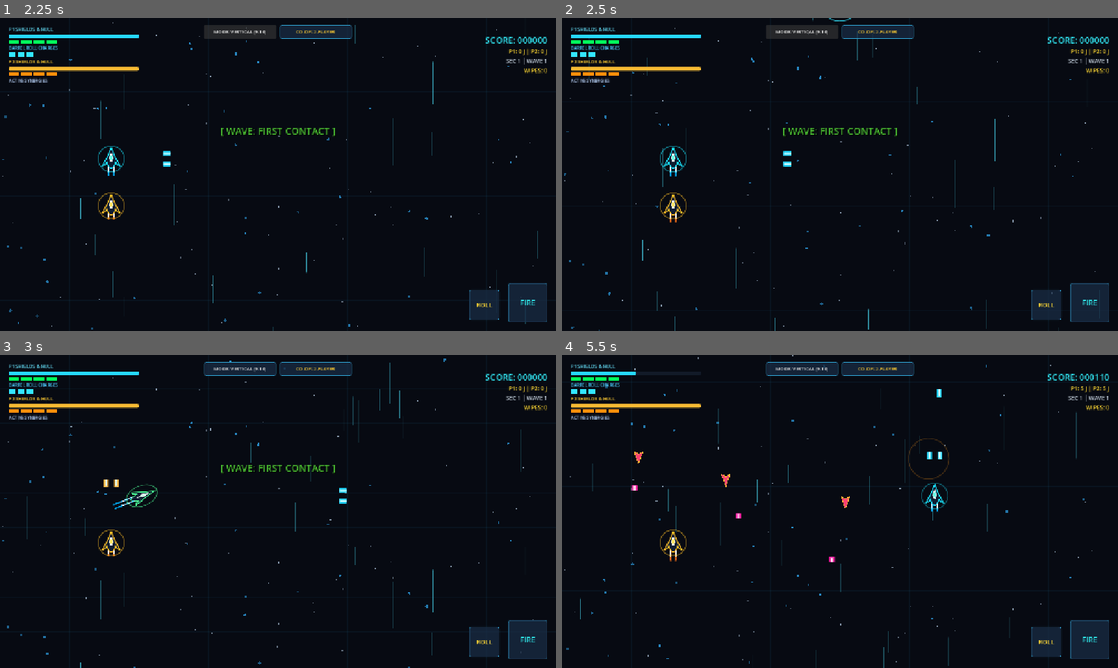
Above: before the commit, frames 1-4 (two rows, left to right).
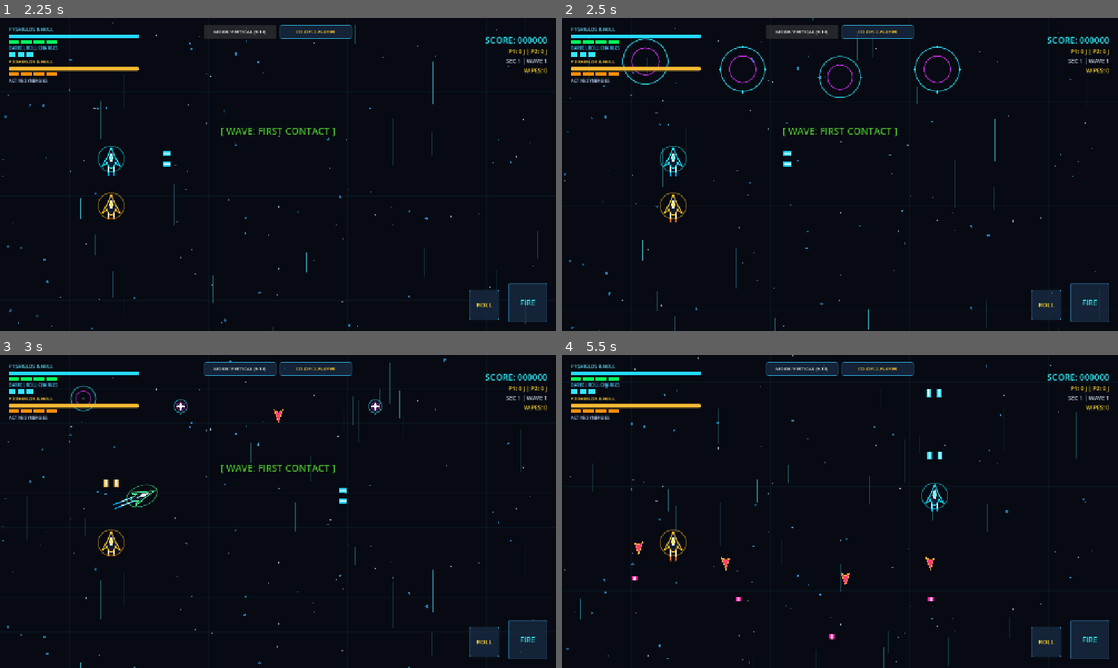
Above: after the commit, the same moments.

Repository: KalaniEhuKai/pilot-wave-d
Game: Godot game, scene res://scenes/Main.tscn
Same seed, same stepped clock (60 frames per second), same inputs: the game is played once before the commit and once after it.
Inputs (mouse positions are in pixels of both pictures, inside the frame that each line leads up to):
- Up to frame 1 (2.25 s): click "MODE: 1-PLAYER" at 0.5 s; click "ENGAGE COMBAT PATROL [ENTER]" at 1.25 s; click "MODE: HORIZONTAL (16:9)" at 2 s
- Up to frame 2 (2.5 s): no input
- Up to frame 3 (3 s): tap Enter (p2_fire) at 2.75 s; move the mouse to (400, 495) at 2.77 s; hold D (move_right) from 2.78 s (still down); tap Shift (barrel_roll) at 2.85 s; click (400, 495) at 2.92 s
- Up to frame 4 (5.5 s): release D (move_right) at 3.5 s; drag from (728, 527) to (1023, 502) at 3.52 s; move the mouse to (895, 442) at 4.27 s; hold D (move_right) 4.28-5 s; tap Ctrl (p2_barrel_roll) at 4.35 s; drag from (812, 574) to (734, 448) at 5.02 s

Frame 1 is identical in both runs. In frame 2, 0.7% of the frame differs, in the area x 10-72%, y 0-26%; in frame 3, 0.2%; in frame 4, 0.7%.

Commit message:
Fix enemy and hazard spawning to materialize strictly on-screen along forward horizon

Diff:
--- a/autoload/GameAxis.gd
+++ b/autoload/GameAxis.gd
@@ -73,12 +73,12 @@
 func get_spawn_line(offset_along_lateral: float = 0.5) -> Vector2:
 	var rect = get_viewport_rect()
 	if is_vertical:
-		# Spawns just above top edge
-		var x = rect.position.x + rect.size.x * offset_along_lateral
-		var y = rect.position.y - 40.0
+		# Spawns near top edge, fully visible on-screen
+		var x = rect.position.x + rect.size.x * clampf(offset_along_lateral, 0.08, 0.92)
+		var y = rect.position.y + 100.0
 		return Vector2(x, y)
 	else:
-		# Spawns just past right edge
-		var x = rect.position.x + rect.size.x + 40.0
-		var y = rect.position.y + rect.size.y * offset_along_lateral
+		# Spawns near right edge, fully visible on-screen
+		var x = rect.position.x + rect.size.x - 120.0
+		var y = rect.position.y + rect.size.y * clampf(offset_along_lateral, 0.08, 0.92)
 		return Vector2(x, y)
--- a/scripts/DecoherenceSpawner.gd
+++ b/scripts/DecoherenceSpawner.gd
@@ -83,18 +83,18 @@
 	# 0. Clean up any stale hazards from previous waves to prevent clutter
 	_cleanup_stale_hazards()
 
-	# 1. Spawn Environmental Hazards along the forward horizon
+	# 1. Spawn Environmental Hazards along the forward horizon (visible on screen)
 	var hazards = template.get("hazards", [])
+	var oncoming_h = -GameAxis.forward
 	for h_data in hazards:
 		var h_type = h_data.get("type", 0)
-		var count = h_data.get("count", 1)
+		var count = h_data.get("count", 0)
 		for i in range(count):
 			var hz = hazard_scene.instantiate()
 			get_parent().add_child(hz)
-			var lat_step = randf_range(0.15, 0.85)
-			# Spawn off-screen along forward horizon, drifting naturally downfield
-			var deep_offset = -GameAxis.scroll_dir * (i * 45.0 + randf_range(15.0, 40.0))
-			var pos = GameAxis.get_spawn_line(lat_step) + deep_offset
+			var lat_step = randf_range(0.14, 0.86)
+			var stagger = oncoming_h * (i * 36.0)
+			var pos = _clamp_to_spawn_zone(GameAxis.get_spawn_line(lat_step) + stagger)
 			hz.setup(h_type, pos)
 
 	# 2. Spawn Enemies from collapsing wave functions along the forward horizon
@@ -113,6 +113,19 @@
 		var affix = batch.get("affix", 0)
 		_spawn_pattern_batch(e_type, count, pattern, delay, squad_id, affix)
 
+func _clamp_to_spawn_zone(pos: Vector2) -> Vector2:
+	var rect = GameAxis.get_viewport_rect()
+	if GameAxis.is_vertical:
+		return Vector2(
+			clampf(pos.x, rect.position.x + 60.0, rect.position.x + rect.size.x - 60.0),
+			clampf(pos.y, rect.position.y + 64.0, rect.position.y + 200.0)
+		)
+	else:
+		return Vector2(
+			clampf(pos.x, rect.position.x + rect.size.x - 260.0, rect.position.x + rect.size.x - 64.0),
+			clampf(pos.y, rect.position.y + 60.0, rect.position.y + rect.size.y - 60.0)
+		)
+
 func _cleanup_stale_hazards() -> void:
 	for h in get_tree().get_nodes_in_group("hazard"):
 		if is_instance_valid(h):
@@ -122,61 +135,60 @@
 				h.queue_free()
 
 func _spawn_pattern_batch(e_type: int, count: int, pattern: String, base_delay: float, squad_id: int, affix: int) -> void:
-	var scroll = GameAxis.scroll_dir
+	var oncoming = -GameAxis.forward
 
 	match pattern:
 		"ROW", "HORIZON_SPREAD":
 			for i in range(count):
-				var lateral_step = 0.18 + (float(i) / maxi(1, count - 1)) * 0.64
-				var pos = GameAxis.get_spawn_line(lateral_step)
+				var lateral_step = 0.15 + (float(i) / maxi(1, count - 1)) * 0.70
+				var pos = _clamp_to_spawn_zone(GameAxis.get_spawn_line(lateral_step))
 				_queue_quantum_bubble(e_type, pos, squad_id, base_delay + i * 0.1, affix)
 
 		"SWEEP_ROW", "ECHELON":
 			for i in range(count):
-				var lateral_step = 0.15 + (float(i) / maxi(1, count - 1)) * 0.7
-				var deep_offset = -scroll * (i * 26.0)
-				var pos = GameAxis.get_spawn_line(lateral_step) + deep_offset
-				_queue_quantum_bubble(e_type, pos, squad_id, base_delay + i * 0.16, affix)
+				var lateral_step = 0.12 + (float(i) / maxi(1, count - 1)) * 0.76
+				var stagger = oncoming * (i * 14.0)
+				var pos = _clamp_to_spawn_zone(GameAxis.get_spawn_line(lateral_step) + stagger)
+				_queue_quantum_bubble(e_type, pos, squad_id, base_delay + i * 0.15, affix)
 
 		"V_SHAPE":
 			var mid = int(count * 0.5)
 			for i in range(count):
 				var lateral_step = (float(i) - mid) / float(maxi(1, mid)) * 0.35 + 0.5
-				var deep_offset = -scroll * (absf(float(i - mid)) * 34.0)
-				var pos = GameAxis.get_spawn_line(lateral_step) + deep_offset
+				var stagger = oncoming * ((mid - absf(float(i - mid))) * 18.0)
+				var pos = _clamp_to_spawn_zone(GameAxis.get_spawn_line(lateral_step) + stagger)
 				_queue_quantum_bubble(e_type, pos, squad_id, base_delay + absf(float(i - mid)) * 0.12, affix)
 
 		"CENTER", "CENTER_STREAM":
 			for i in range(count):
-				var deep_offset = -scroll * (i * 45.0)
-				var pos = GameAxis.get_spawn_line(0.5) + deep_offset
-				_queue_quantum_bubble(e_type, pos, squad_id, base_delay + i * 0.18, affix)
+				var stagger = oncoming * (i * 20.0)
+				var pos = _clamp_to_spawn_zone(GameAxis.get_spawn_line(0.5) + stagger)
+				_queue_quantum_bubble(e_type, pos, squad_id, base_delay + i * 0.16, affix)
 
 		"FLANK_LEFT":
 			for i in range(count):
-				var deep_offset = -scroll * (i * 32.0)
-				var pos = GameAxis.get_spawn_line(0.18) + deep_offset
+				var stagger = oncoming * (i * 18.0)
+				var pos = _clamp_to_spawn_zone(GameAxis.get_spawn_line(0.18) + stagger)
 				_queue_quantum_bubble(e_type, pos, squad_id, base_delay + i * 0.14, affix)
 
 		"FLANK_RIGHT":
 			for i in range(count):
-				var deep_offset = -scroll * (i * 32.0)
-				var pos = GameAxis.get_spawn_line(0.82) + deep_offset
+				var stagger = oncoming * (i * 18.0)
+				var pos = _clamp_to_spawn_zone(GameAxis.get_spawn_line(0.82) + stagger)
 				_queue_quantum_bubble(e_type, pos, squad_id, base_delay + i * 0.14, affix)
 
 		"FLANK_SPLIT", "PINCER_FLANK":
 			for i in range(count):
 				var is_left = (i % 2 == 0)
 				var lateral_step = 0.18 if is_left else 0.82
-				var deep_offset = -scroll * ((i / 2) * 32.0)
-				var pos = GameAxis.get_spawn_line(lateral_step) + deep_offset
+				var stagger = oncoming * ((i / 2) * 18.0)
+				var pos = _clamp_to_spawn_zone(GameAxis.get_spawn_line(lateral_step) + stagger)
 				_queue_quantum_bubble(e_type, pos, squad_id, base_delay + i * 0.12, affix)
 
 		_: # RANDOM_HORIZON / Fallback
 			for i in range(count):
 				var lat_step = randf_range(0.15, 0.85)
-				var deep_offset = -scroll * randf_range(0.0, 40.0)
-				var pos = GameAxis.get_spawn_line(lat_step) + deep_offset
+				var pos = _clamp_to_spawn_zone(GameAxis.get_spawn_line(lat_step))
 				_queue_quantum_bubble(e_type, pos, squad_id, base_delay + i * 0.12, affix)
 
 func _register_squad(squad_id: int, total_count: int) -> void:
--- a/scripts/TestRunner.gd
+++ b/scripts/TestRunner.gd
@@ -438,6 +438,34 @@
 	assert(w1_template["hazards"].is_empty(), "Wave 1 should have zero hazards for gentle onboarding!")
 	print(" - 13F: Wave 1 gentle onboarding encounter (FIRST CONTACT) verified.")
 
+	# 13G: On-Screen Horizon Spawning Verification
+	print("\nSTEP 13G: Testing On-Screen Forward Horizon Spawning & Clamping...")
+	var vp_rect = GameAxis.get_viewport_rect()
+
+	# Test horizontal spawn line
+	GameAxis.set_axis_vertical(false)
+	for lat_i in [0.0, 0.25, 0.5, 0.75, 1.0]:
+		var pt = GameAxis.get_spawn_line(lat_i)
+		assert(vp_rect.has_point(pt), "Horizontal spawn point %s must be inside viewport!" % pt)
+		var clamped = spawner._clamp_to_spawn_zone(pt)
+		assert(vp_rect.has_point(clamped), "Clamped spawn point %s must be inside viewport!" % clamped)
+		assert(clamped.x <= vp_rect.position.x + vp_rect.size.x - 60.0, "Clamped X must have at least 60px margin from right edge!")
+		assert(clamped.x >= vp_rect.position.x + vp_rect.size.x - 260.0, "Clamped X must be on the forward horizon band!")
+
+	# Test vertical spawn line
+	GameAxis.set_axis_vertical(true)
+	var vp_rect_v = GameAxis.get_viewport_rect()
+	for lat_i in [0.0, 0.25, 0.5, 0.75, 1.0]:
+		var pt = GameAxis.get_spawn_line(lat_i)
+		assert(vp_rect_v.has_point(pt), "Vertical spawn point %s must be inside viewport!" % pt)
+		var clamped = spawner._clamp_to_spawn_zone(pt)
+		assert(vp_rect_v.has_point(clamped), "Clamped vertical point %s must be inside viewport!" % clamped)
+		assert(clamped.y >= vp_rect_v.position.y + 60.0, "Clamped Y must have at least 60px margin from top edge!")
+
+	# Reset axis back to horizontal
+	GameAxis.set_axis_vertical(false)
+	print(" - 13G: Horizon spawn points and clamping verified strictly on-screen in both orientations.")
+
 	print("\n====================================================")
 	print("--- ALL VERIFICATION TESTS PASSED 100% CLEANLY ---")
 	print("====================================================")
